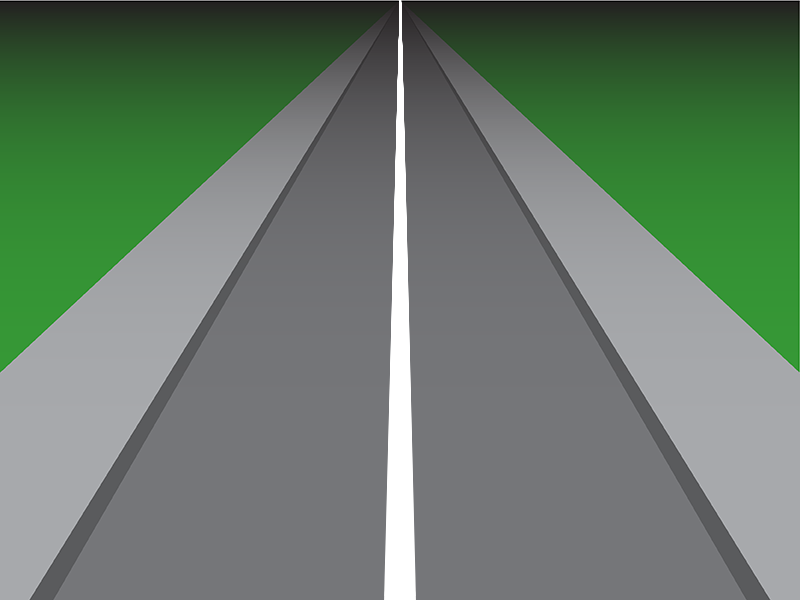
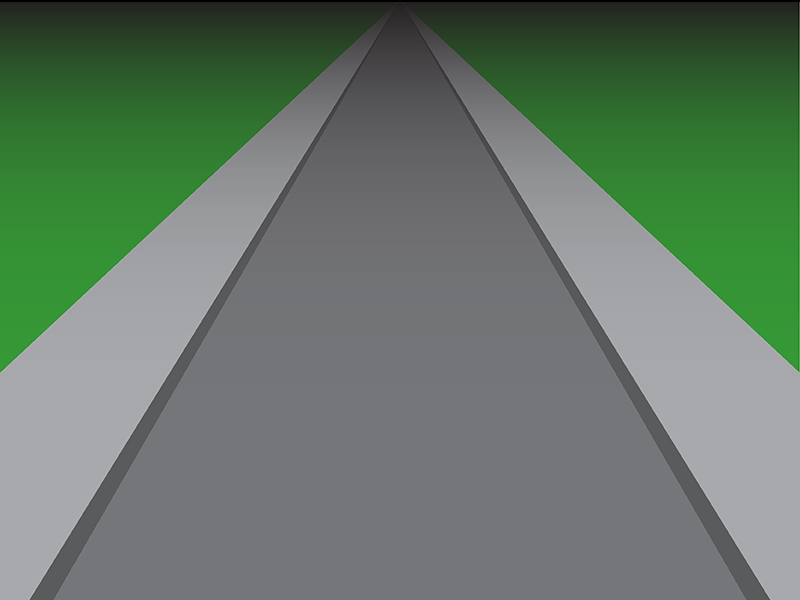
Comparing the layer stacks of the two 800 x 600 images. Changes:
hid "mark" over 384, 0, 416, 600
painted on "Background" over 0, 0, 800, 2
